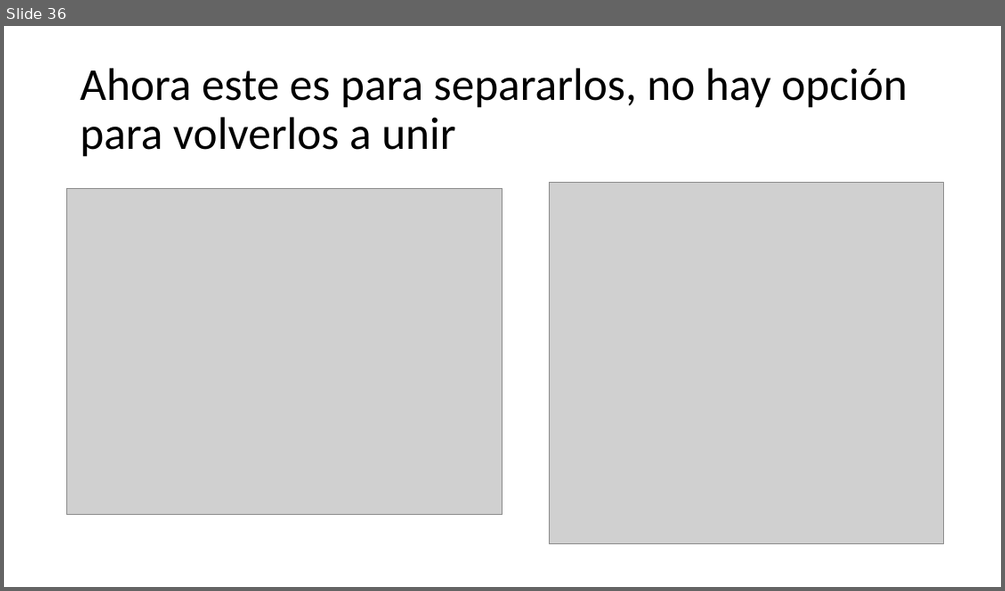
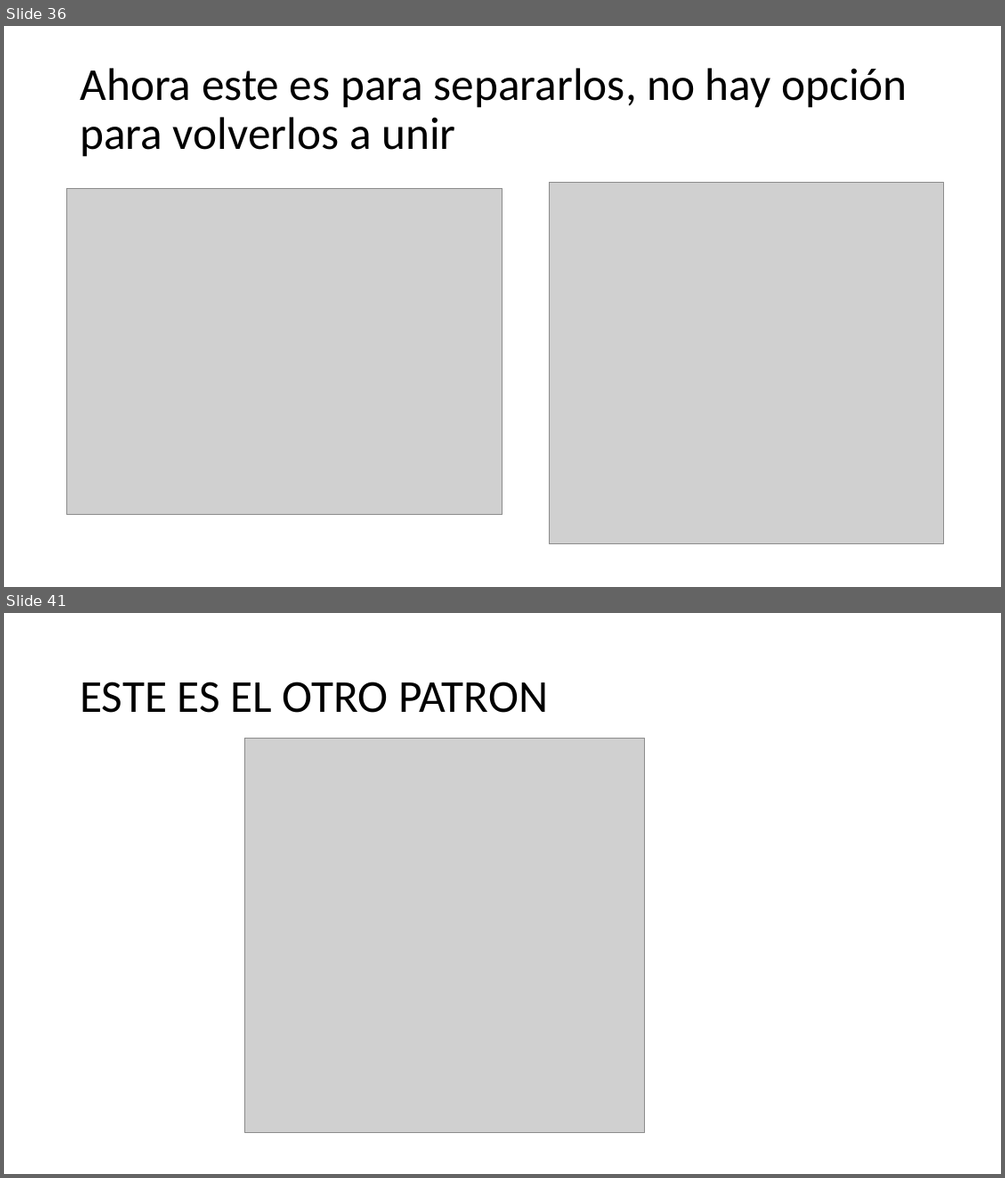
Before and after one commit to IvanRivera007/gitdocs-2026, a slide deck: AUTOCAD INTECAP/apuntes powerpoint/CLASE 10, Miercoles 18 Marzo.pptx. Shown one above the other, each under a label of ours: slide 36 before the commit, slides 36 and 41 after it; the slides between them are not shown. The pictures are 1005x591 and 1005x1178 pixels, drawn with LibreOffice and Linux fonts; fonts in the diff are those of the drawing; grey boxes stand for pictures. Boxes give left, top, right and bottom in pixels: in the first picture for what was removed or moved away, otherwise in the second. Text is boxed around its words. In the diff, an @@ line names an element or a change of style, - is before the commit and + after.

```diff
--- a/AUTOCAD INTECAP/apuntes powerpoint/CLASE 10, Miercoles 18 Marzo.pptx
+++ b/AUTOCAD INTECAP/apuntes powerpoint/CLASE 10, Miercoles 18 Marzo.pptx
@@ slide 41 added at bbox=[4, 613, 1001, 1174], background #FFFFFF @@
@@ title added at bbox=[80, 682, 548, 713], 44 pt, text #000000 @@
+ESTE ES EL OTRO PATRON
@@ picture added at bbox=[244, 738, 645, 1133] @@
```
Also in this commit, not shown: 2 slides changed, 11 other slides added, 2 other files.
